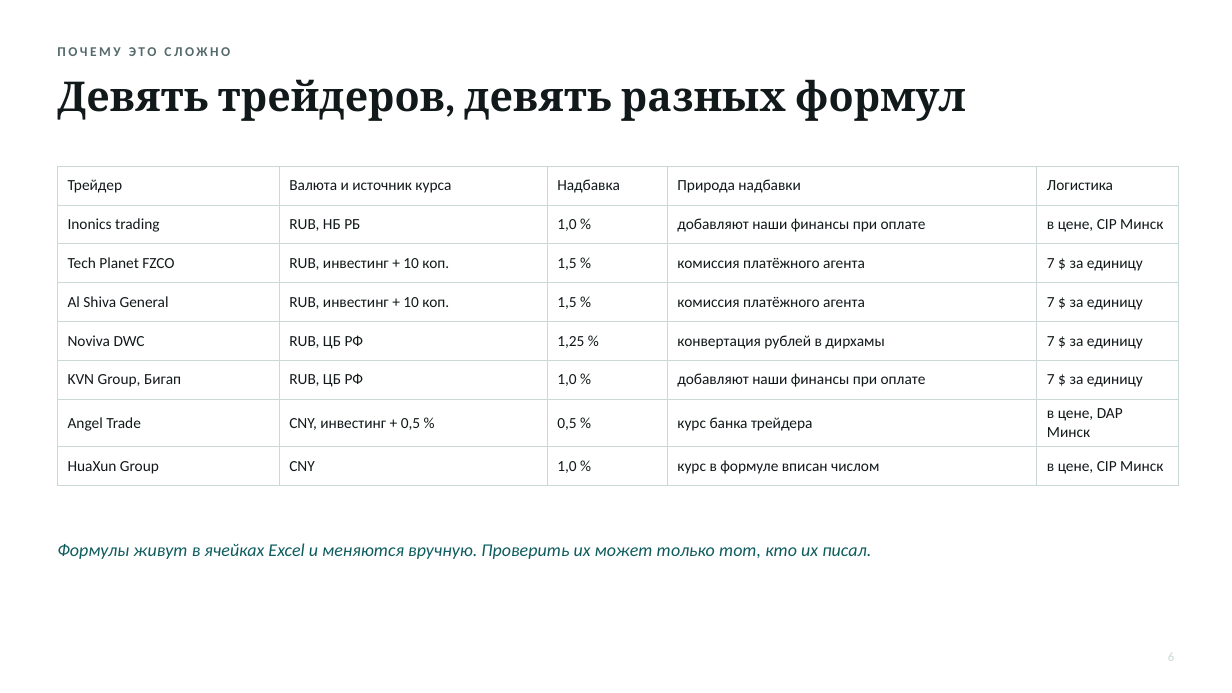
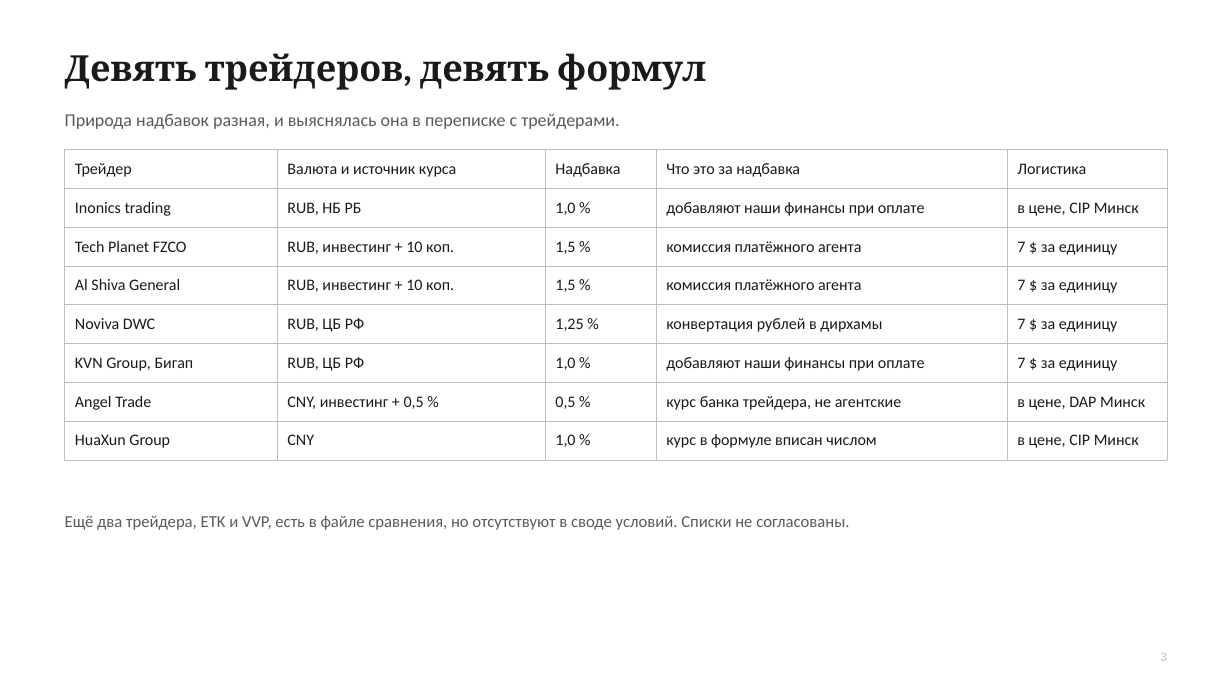
Before and after one commit to headecom5el/tender_calculator, a slide deck: slide 4 of docs/tendernyy-kalkulyator.pptx (slide 6 before the commit). Drawn at 1232x693 pixels with LibreOffice and Linux fonts; fonts in the diff are those of the drawing. Boxes give left, top, right and bottom in pixels: in the first picture for what was removed or moved away, otherwise in the second. Text is boxed around its words. In the diff, an @@ line names an element or a change of style, - is before the commit and + after.

```diff
--- a/docs/tendernyy-kalkulyator.pptx
+++ b/docs/tendernyy-kalkulyator.pptx
@@ text removed at (57,47,230,56) @@
-ПОЧЕМУ ЭТО СЛОЖНО
@@ text at (65,53,706,90): text changed; size 32 to 28 pt; text colour #12191A to #1A1A1A @@
-Девять трейдеров, девять разных формул
+Девять трейдеров, девять формул
@@ text added at (65,114,619,129), 14 pt, text #5A5A5A @@
+Природа надбавок разная, и выяснялась она в переписке с трейдерами.
@@ table at (65,150,1167,452) @@
-row 1, column 4: Природа надбавки
+row 1, column 4: Что это за надбавка
-row 7, column 4: курс банка трейдера
+row 7, column 4: курс банка трейдера, не агентские
@@ size 12 to 12.5 pt, text colour #12191A to #1A1A1A @@
@@ borders changed @@
@@ table: place and size @@
-table at (57,166,1178,478)
+table at (65,150,1167,452)
@@ text added at (65,515,849,530), 13 pt, text #5A5A5A @@
+Ещё два трейдера, ETK и VVP, есть в файле сравнения, но отсутствуют в своде условий. Списки не согласованы.
@@ text removed at (57,543,871,559) @@
-Формулы живут в ячейках Excel и меняются вручную. Проверить их может только тот, кто их писал.
@@ text added at (1160,653,1166,661), 10 pt, text #BFBFBF @@
+3
@@ text removed at (1168,653,1174,661) @@
-6
```
Also in this commit, not shown: 5 other slides changed, 5 slides added, 12 slides removed, 1 other file.
